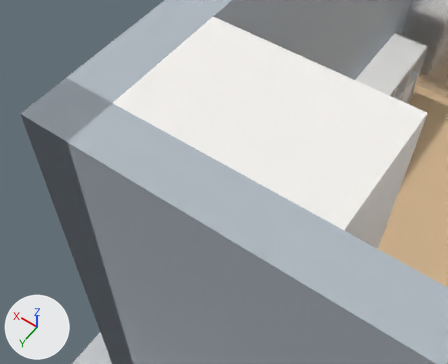
A saved change to the glTF model public/models/house_raw.glb.
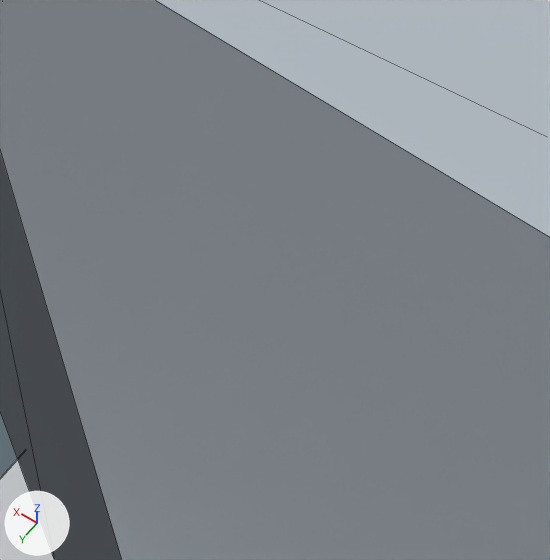
Each version appears first from a 50 mm camera at (12.26, 1.097, 5.071) aimed at (13.234, -0.267, 2.928), and next in a close-up on the part from 21% to 60% of the width and 52% to 100% of the height. The lights are fixed; the arrows at lower left show +X, +Y and +Z. The last two pictures show the newer version. The close-ups show mesh edges as thin lines. Where no turn or scale is listed for an object, it has been applied to the vertices.

The first close-up shows 'Site_Foundation_Earth', 'Wall_East_Ext', 'Wall_North_05'.
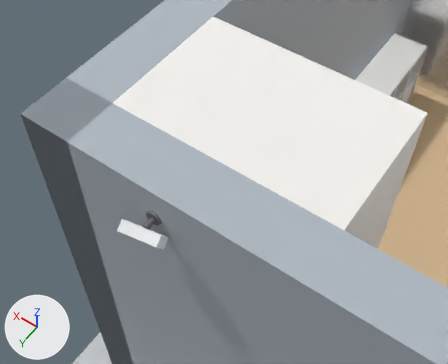
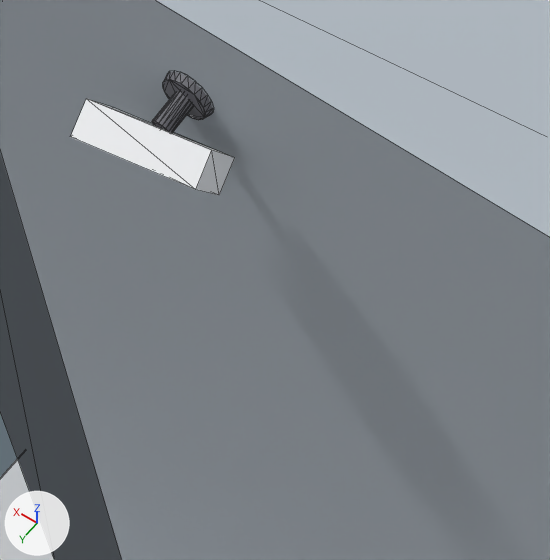
Changed parts and their boxes [x1, y1, x2, y2] in the close-ups (550 x 560 px):
'Security_Cam_Stradina_Body', added: after [70, 99, 235, 195]
'Security_Cam_Stradina_Mount', added: after [152, 72, 213, 133]

What changed in the scene script:
```text
Add me_security_cam_stradina_mount:
    me_security_cam_stradina_mount.from_pydata(...)  # 72 vertices, 136 faces; spans x 13.3782..13.4622, y -0.002..0.0648, z 2.772..2.856
    me_security_cam_stradina_mount.materials.append(mat_mat_infissi_antracite)  # grey #69696f
Add me_security_cam_stradina_body:
    me_security_cam_stradina_body.from_pydata([(13.32, 0.067, 2.731), (13.329, 0.02, 2.759), (13.311, 0.118, 2.821), (13.32, 0.07, 2.849), (13.512, 0.101, 2.731), (13.521, 0.054, 2.759), (13.503, 0.152, 2.821), (13.512, 0.104, 2.849)], [], [(0, 1, 3), (0, 3, 2), (2, 3, 7), (2, 7, 6), (6, 7, 5), (6, 5, 4), (4, 5, 1), (4, 1, 0), (2, 6, 4), (2, 4, 0), (7, 3, 1), (7, 1, 5)])
    me_security_cam_stradina_body.materials.append(mat_mat_security_cam_white)  # white #f6f7f9
Add ob_security_cam_stradina_mount:
    ob_security_cam_stradina_mount = bpy.data.objects.new('Security_Cam_Stradina_Mount', me_security_cam_stradina_mount)
    ob_security_cam_stradina_mount.location = (0.0, 0.0, 0.0)
Add ob_security_cam_stradina_body:
    ob_security_cam_stradina_body = bpy.data.objects.new('Security_Cam_Stradina_Body', me_security_cam_stradina_body)
    ob_security_cam_stradina_body.location = (0.0, 0.0, 0.0)
```
